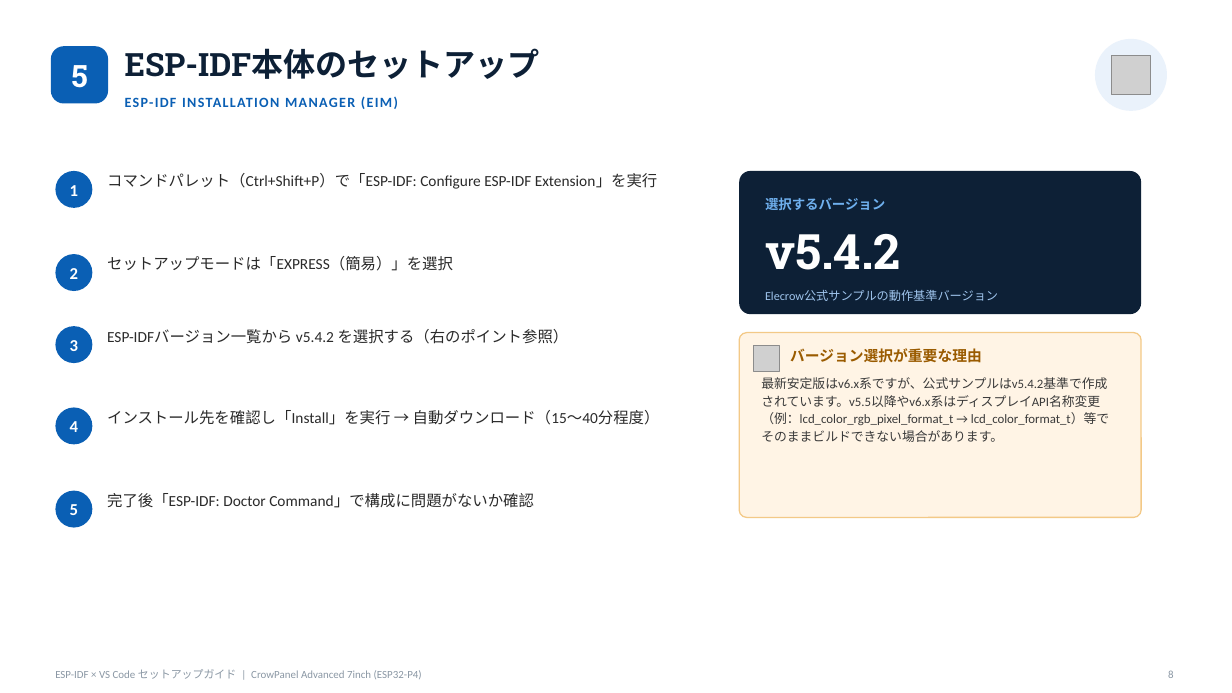
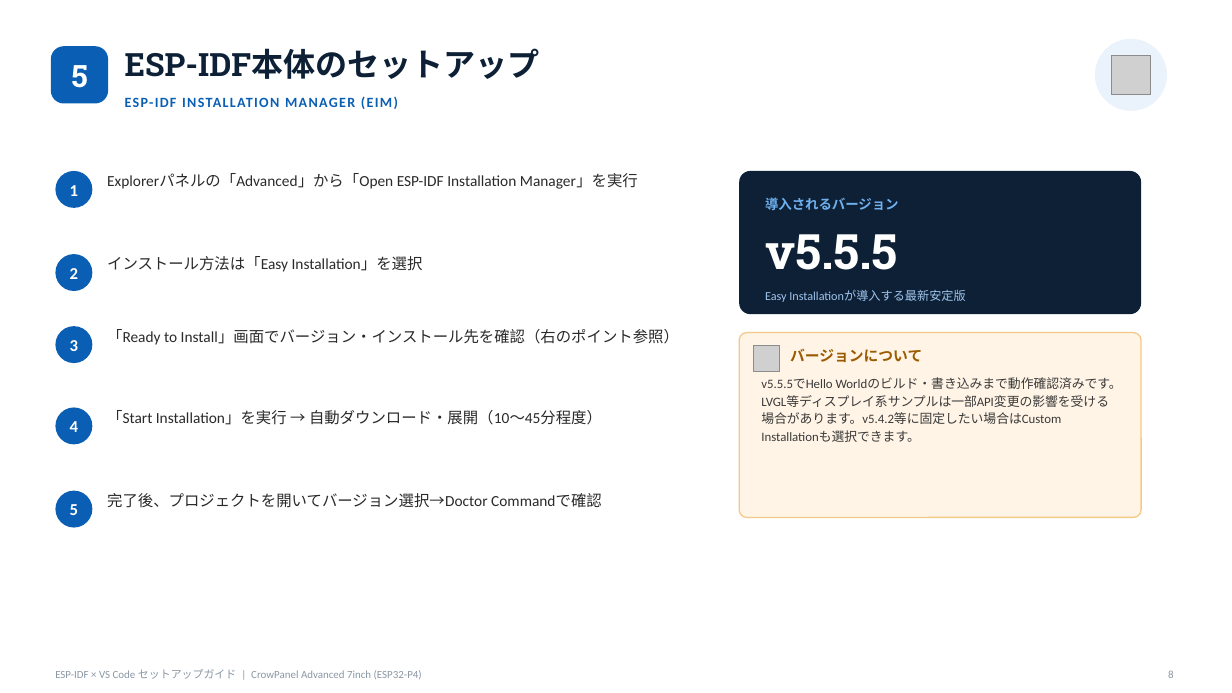
Before and after one commit to punitaka/Release_100.CrowPanel_Advanced_Display, a slide deck: slide 8 of 2. 【ESP-IDF+VSCode】導入手順書_AI作成版/【claude作成版】ESP-IDF_VSCode_overview_slides.pptx. Drawn at 1232x693 pixels with LibreOffice and Linux fonts; fonts in the diff are those of the drawing; grey boxes stand for pictures. Boxes give left, top, right and bottom in pixels: in the first picture for what was removed or moved away, otherwise in the second. Text is boxed around its words. In the diff, an @@ line names an element or a change of style, - is before the commit and + after.

```diff
--- a/2. 【ESP-IDF+VSCode】導入手順書_AI作成版/【claude作成版】ESP-IDF_VSCode_overview_slides.pptx
+++ b/2. 【ESP-IDF+VSCode】導入手順書_AI作成版/【claude作成版】ESP-IDF_VSCode_overview_slides.pptx
@@ text at (107, 173, 638, 189): text changed @@
-コマンドパレット（Ctrl+Shift+P）で「ESP-IDF: Configure ESP-IDF Extension」を実行
+Explorerパネルの「Advanced」から「Open ESP-IDF Installation Manager」を実行
@@ text at (765, 197, 899, 210): text changed @@
-選択するバージョン
+導入されるバージョン
@@ text at (765, 234, 898, 270): text changed @@
-v5.4.2
+v5.5.5
@@ text at (107, 256, 423, 272): text changed @@
-セットアップモードは「EXPRESS（簡易）」を選択
+インストール方法は「Easy Installation」を選択
@@ text at (765, 290, 965, 302): text changed @@
-Elecrow公式サンプルの動作基準バージョン
+Easy Installationが導入する最新安定版
@@ text at (107, 329, 679, 345): text changed @@
-ESP-IDFバージョン一覧から v5.4.2 を選択する（右のポイント参照）
+「Ready to Install」画面でバージョン・インストール先を確認（右のポイント参照）
@@ text at (790, 349, 922, 362): text changed @@
-バージョン選択が重要な理由
+バージョンについて
@@ text at (761, 377, 1122, 442): text changed @@
-最新安定版はv6.x系ですが、公式サンプルはv5.4.2基準で作成されています。v5.5以降やv6.x系はディスプレイAPI名称変更（例：lcd_color_rgb_pixel_format_t → lcd_color_format_t）等でそのままビルドできない場合があります。
+v5.5.5でHello Worldのビルド・書き込みまで動作確認済みです。LVGL等ディスプレイ系サンプルは一部API変更の影響を受ける場合があります。v5.4.2等に固定したい場合はCustom Installationも選択できます。
@@ text at (107, 410, 602, 425): text changed @@
-インストール先を確認し「Install」を実行 → 自動ダウンロード（15〜40分程度）
+「Start Installation」を実行 → 自動ダウンロード・展開（10〜45分程度）
@@ text at (107, 493, 602, 508): text changed @@
-完了後「ESP-IDF: Doctor Command」で構成に問題がないか確認
+完了後、プロジェクトを開いてバージョン選択→Doctor Commandで確認
```
Also in this commit, not shown: 2 other slides changed, 1 other file.
